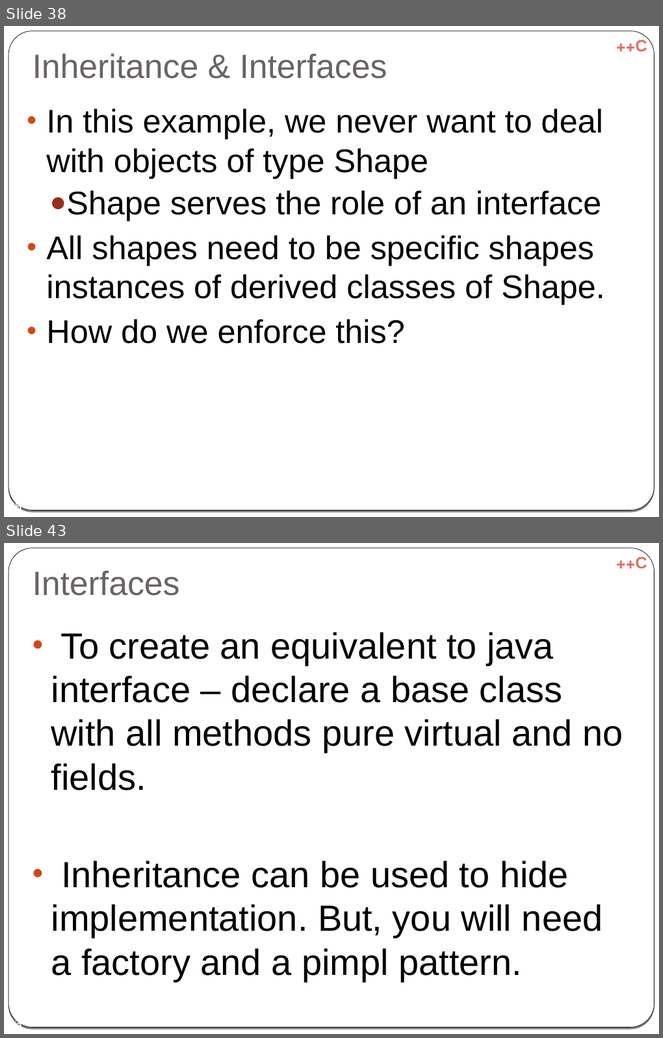
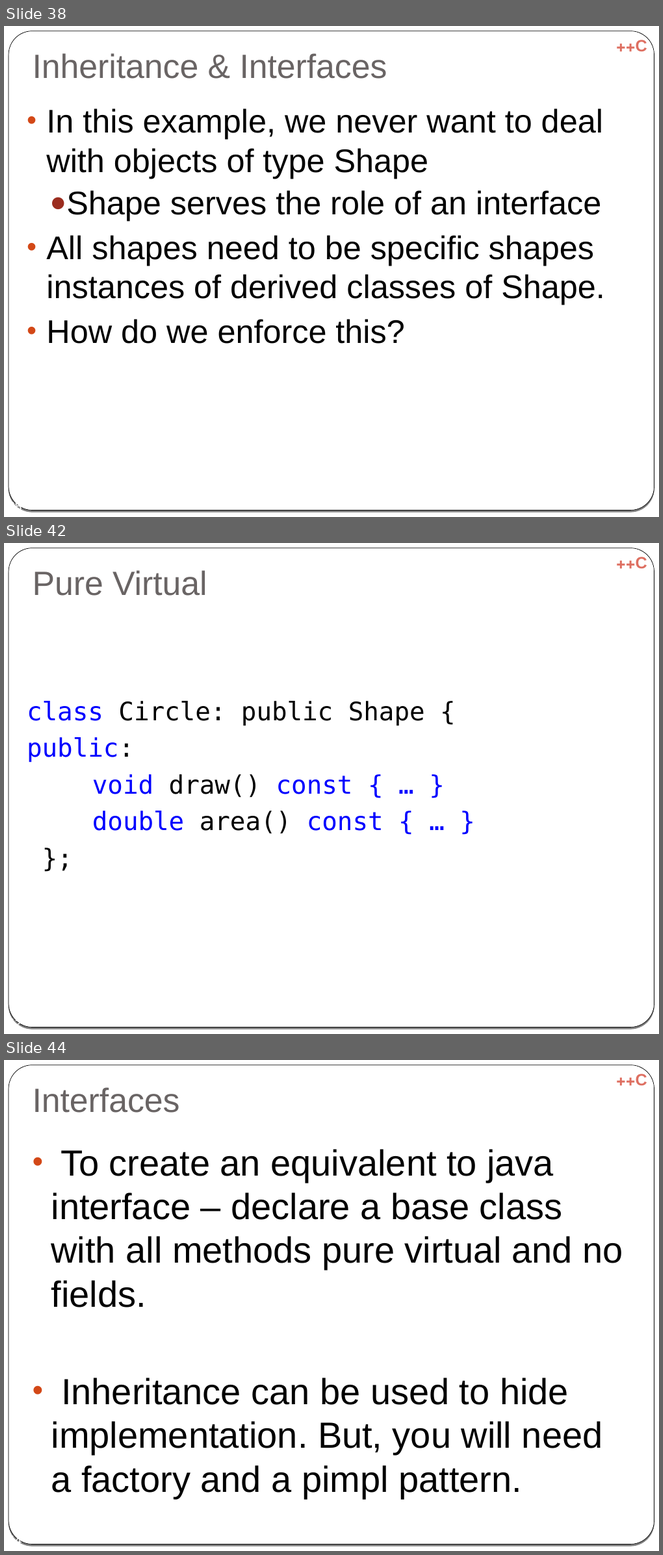
Before and after one commit to cpp-at-ariel/cpp-5780, a slide deck: 06-inheritance/slides-virtual.odp. Shown one above the other, each under a label of ours: slides 38 and 43 before the commit, slides 38, 42 and 44 after it; the slides between them are not shown. The pictures are 663x1038 and 663x1555 pixels, drawn with LibreOffice and Linux fonts; fonts in the diff are those of the drawing. Boxes give left, top, right and bottom in pixels: in the first picture for what was removed or moved away, otherwise in the second. Text is boxed around its words. In the diff, an @@ line names an element or a change of style, - is before the commit and + after.

```diff
--- a/06-inheritance/slides-virtual.odp
+++ b/06-inheritance/slides-virtual.odp
@@ slide 42 added at <box>4,543,659,1034</box>, background gradient #000000 to #FFFFFF; not listed: 3 template elements that a slide beside it also shows @@
@@ title added at <box>33,570,207,596</box>, 37 pt, text #696464 @@
+Pure Virtual
@@ text added at <box>27,701,425,834</box>, 28 pt, text #0000FF @@
+class Circle: public Shape {
+public:
+void draw() const { … }
+double area() const { … }
+};
@@ page number added at <box>8,1018,22,1027</box>, 14 pt, text #FFFFFF @@
+42
@@ what was slide 43 is now slide 44 @@
@@ page number at <box>8,1535,22,1544</box>: text changed @@
-43
+44
```
Also in this commit, not shown: 8 slides changed, 11 other files.
